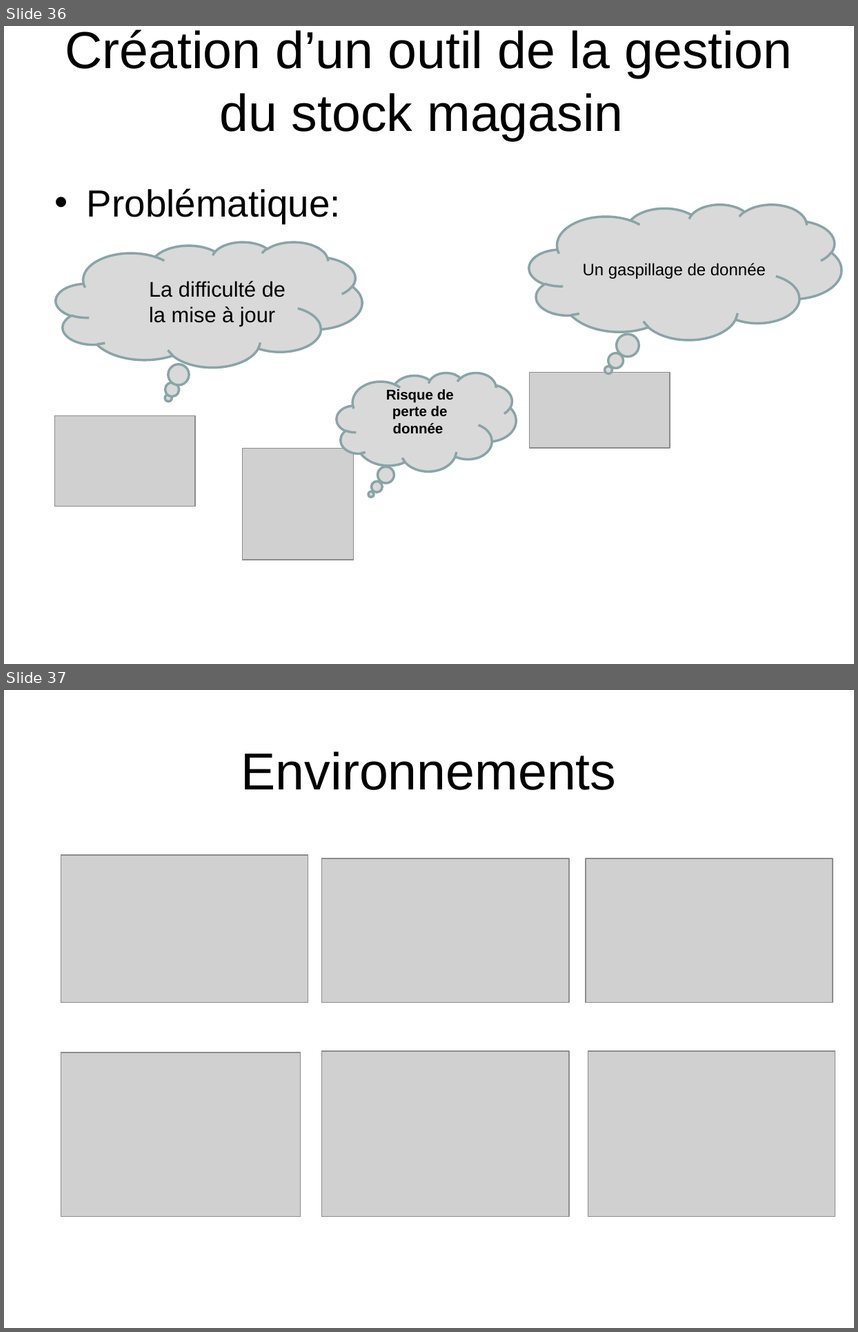
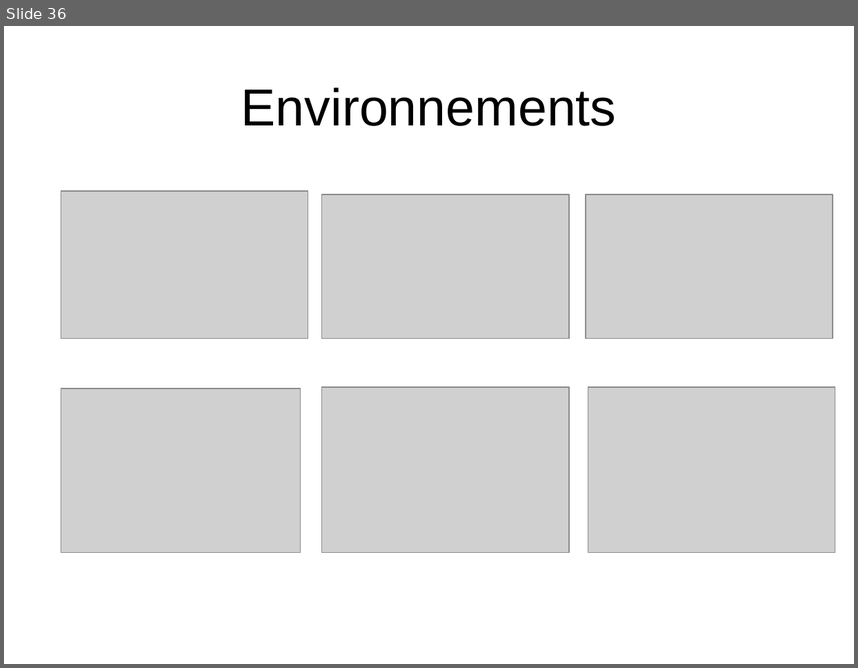
Before and after one commit to HabibAroua/Criminel_dep, a slide deck: documentation/presentation/P1/2734.ppt. Shown one above the other, each under a label of ours: slides 36 and 37 before the commit, slide 36 after it. The pictures are 858x1332 and 858x668 pixels, drawn with LibreOffice and Linux fonts; fonts in the diff are those of the drawing; grey boxes stand for pictures; background and template pictures are left out. Boxes give left, top, right and bottom in pixels: in the first picture for what was removed or moved away, otherwise in the second. Text is boxed around its words. In the diff, an @@ line names an element or a change of style, - is before the commit and + after.

```diff
--- a/documentation/presentation/P1/2734.ppt
+++ b/documentation/presentation/P1/2734.ppt
@@ slide 36 removed at bbox=[4, 26, 854, 664], background picture (left out) @@
@@ title removed at bbox=[65, 29, 792, 141] @@
-Création d’un outil de la gestion du stock magasin
@@ text removed at bbox=[87, 188, 341, 223] @@
-• Problématique:
@@ thought cloud removed at bbox=[529, 205, 842, 340] @@
-Un gaspillage de donnée
@@ thought cloud removed at bbox=[56, 242, 362, 367] @@
-  La difficulté de la mise à jour
@@ thought cloud removed at bbox=[337, 372, 516, 470] @@
-Risque de perte de donnée
@@ picture removed at bbox=[529, 372, 670, 448] @@
@@ picture removed at bbox=[54, 415, 194, 506] @@
@@ picture removed at bbox=[242, 448, 353, 559] @@
@@ what was slide 37 is now slide 36 @@
```
Also in this commit, not shown: 1 slide changed.
